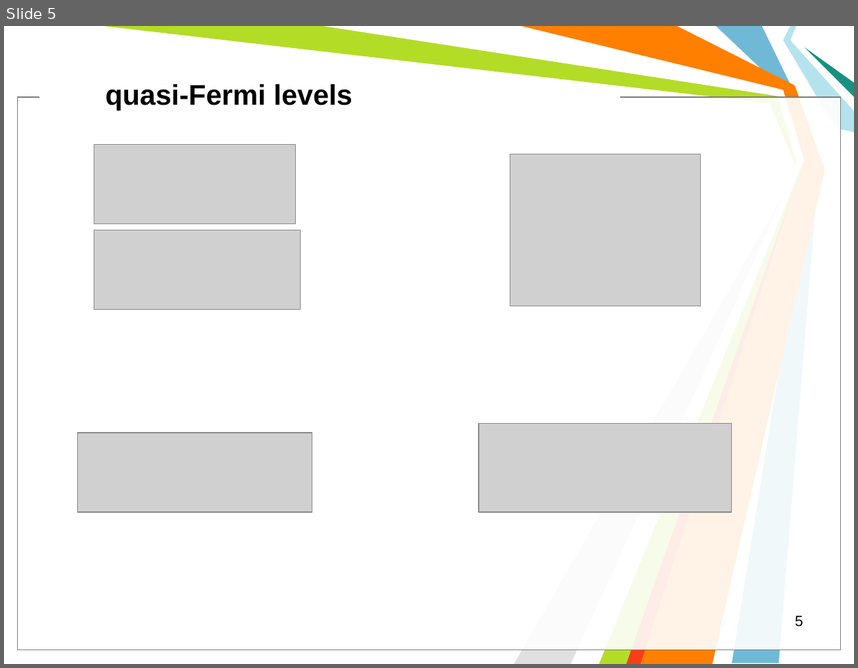
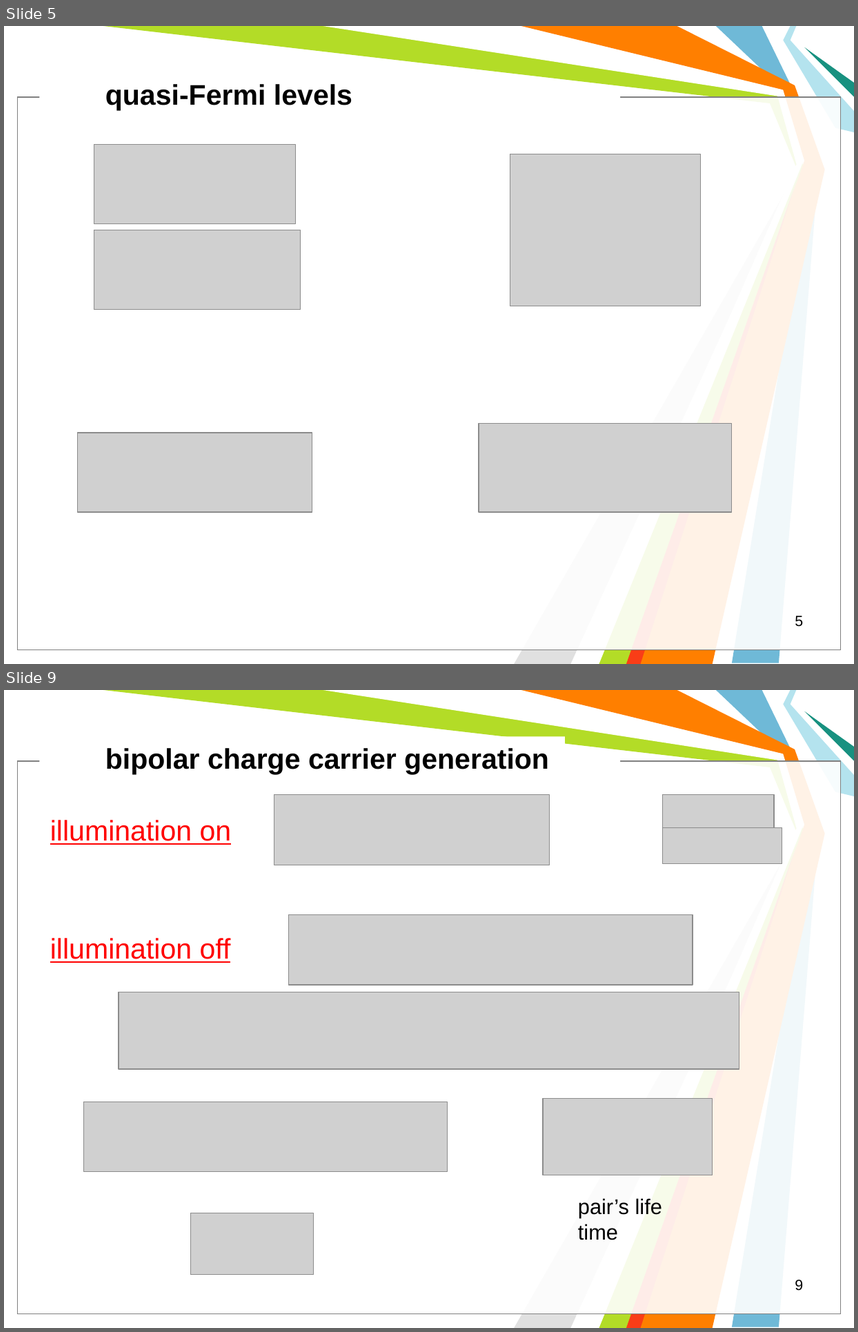
Before and after one commit to l432/NMK, a slide deck: Lecture/Photovoltaics/Photovoltaics2.ppt. Shown one above the other, each under a label of ours: slide 5 before the commit, slides 5 and 9 after it; the slides between them are not shown. The pictures are 858x668 and 858x1332 pixels, drawn with LibreOffice and Linux fonts; fonts in the diff are those of the drawing; grey boxes stand for pictures; background and template pictures are left out. Boxes give left, top, right and bottom in pixels: in the first picture for what was removed or moved away, otherwise in the second. Text is boxed around its words. In the diff, an @@ line names an element or a change of style, - is before the commit and + after.

```diff
--- a/Lecture/Photovoltaics/Photovoltaics2.ppt
+++ b/Lecture/Photovoltaics/Photovoltaics2.ppt
@@ slide 9 added at [4, 690, 854, 1328], background #FFFFFF; not listed: 11 template elements that a slide beside it also shows @@
@@ text added at [105, 748, 549, 775], 24 pt, text #000000, bold @@
+bipolar charge carrier generation
@@ picture added at [274, 795, 550, 865] @@
@@ picture added at [663, 795, 774, 829] @@
@@ text added at [50, 820, 232, 845], 24 pt, text #FF0000, underline @@
+illumination on
@@ picture added at [663, 828, 783, 863] @@
@@ picture added at [289, 914, 693, 984] @@
@@ text added at [50, 938, 231, 963], 24 pt, text #FF0000, underline @@
+illumination off
@@ picture added at [119, 992, 740, 1068] @@
@@ picture added at [84, 1101, 448, 1171] @@
@@ picture added at [543, 1098, 712, 1174] @@
@@ text added at [578, 1198, 662, 1240], 18 pt, text #000000 @@
+pair’s life time
@@ picture added at [190, 1213, 313, 1274] @@
@@ page number added at [795, 1279, 803, 1290], 12.5 pt, text #000000 @@
+9
```
Also in this commit, not shown: 1 slide changed, 13 other slides added, 3 slides removed.
